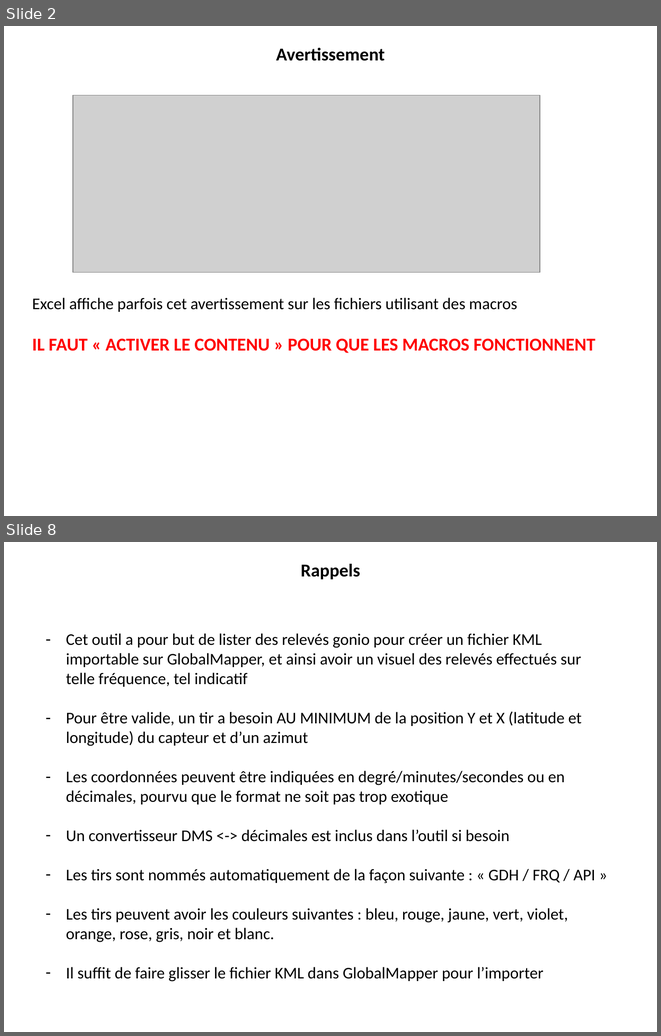
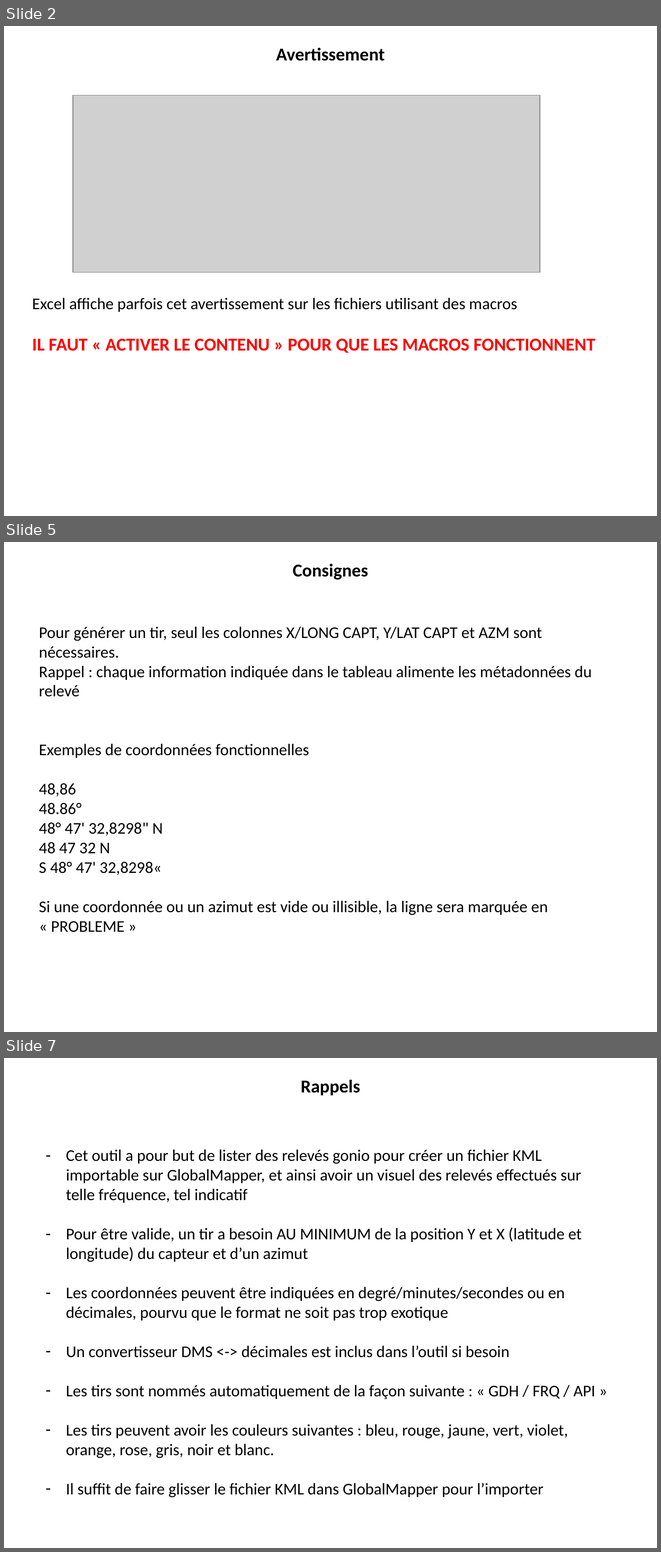
Before and after one commit to 20100dbg/OutilsGeo, a slide deck: TUTO_BDD_GONIO.pptx. Shown one above the other, each under a label of ours: slides 2 and 8 before the commit, slides 2, 5 and 7 after it; the slides between them are not shown. The pictures are 661x1036 and 661x1552 pixels, drawn with LibreOffice and Linux fonts; fonts in the diff are those of the drawing; grey boxes stand for pictures; background and template pictures are left out. Boxes give left, top, right and bottom in pixels: in the first picture for what was removed or moved away, otherwise in the second. Text is boxed around its words. In the diff, an @@ line names an element or a change of style, - is before the commit and + after.

```diff
--- a/TUTO_BDD_GONIO.pptx
+++ b/TUTO_BDD_GONIO.pptx
@@ slide 5 added at [4, 542, 657, 1032], background #FFFFFF @@
@@ text added at [293, 564, 368, 580], 20 pt, text #000000, bold @@
+Consignes
@@ text added at [39, 626, 592, 932], 18 pt, text #000000 @@
+Pour générer un tir, seul les colonnes X/LONG CAPT, Y/LAT CAPT et AZM sont nécessaires.
+Rappel : chaque information indiquée dans le tableau alimente les métadonnées du relevé
+Exemples de coordonnées fonctionnelles
+48,86
+48.86°
+48° 47' 32,8298" N
+48 47 32 N
+S 48° 47' 32,8298«
+Si une coordonnée ou un azimut est vide ou illisible, la ligne sera marquée en « PROBLEME »
@@ what was slide 8 is now slide 7 @@
```
Also in this commit, not shown: 3 slides changed, 3 other slides added, 3 slides removed, 2 other files.
